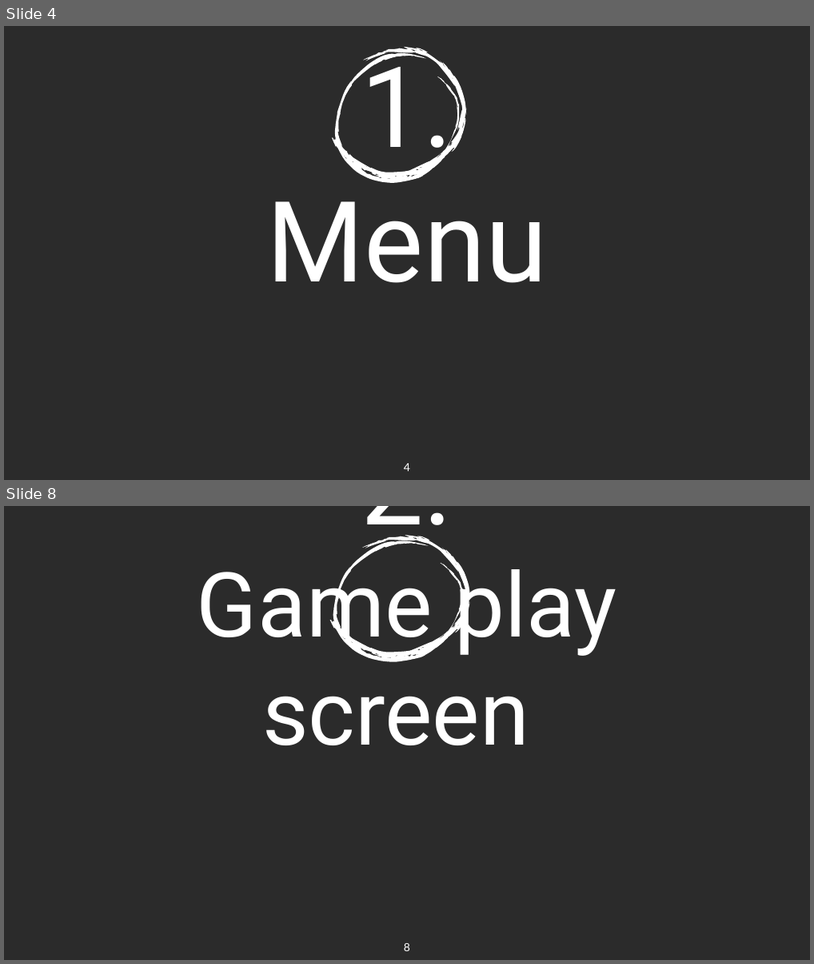
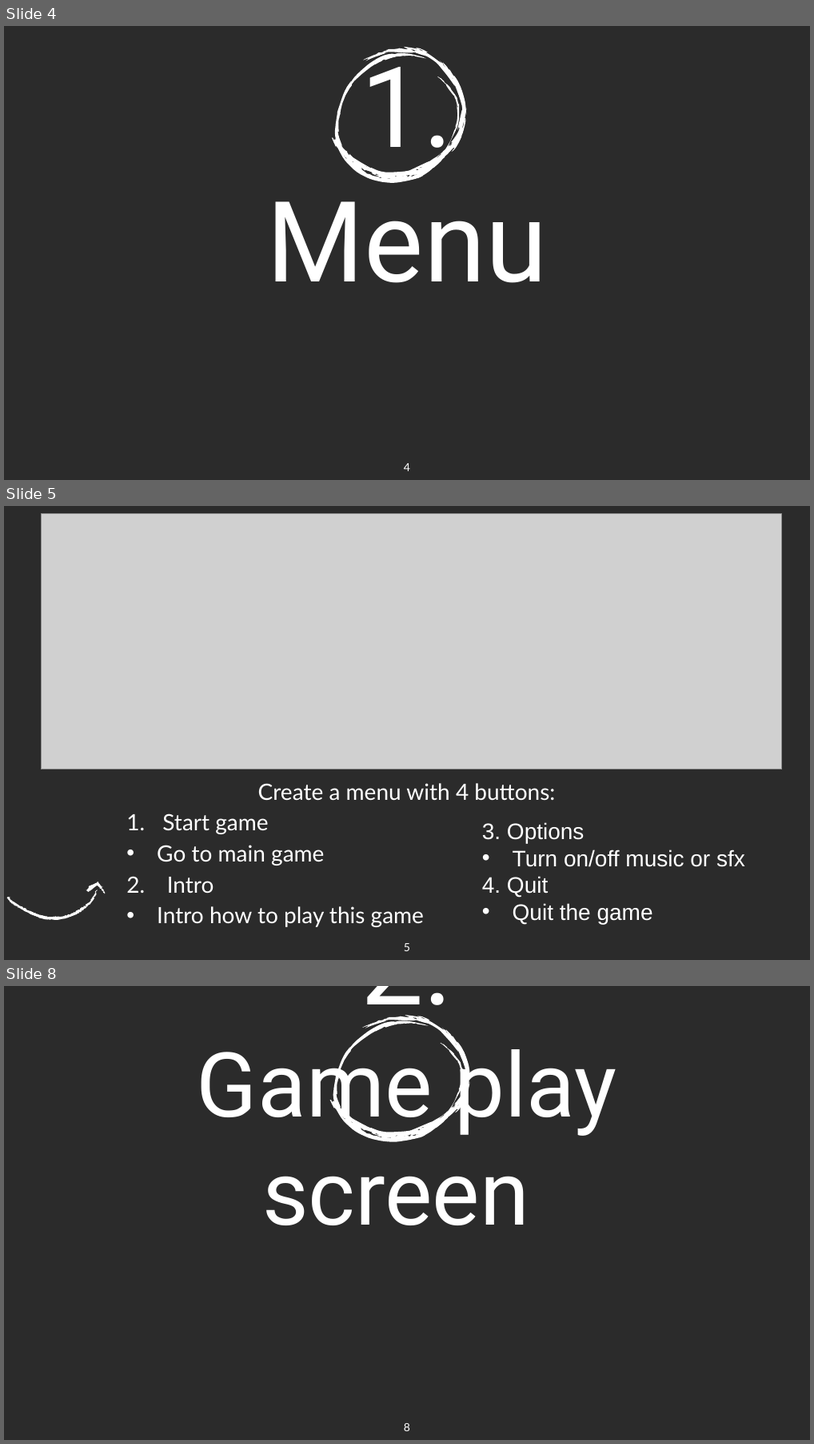
Before and after one commit to serema12/2048-Game, a slide deck: DSA_Presentation.pptx. Shown one above the other, each under a label of ours: slides 4 and 8 before the commit, slides 4, 5 and 8 after it; the slides between them are not shown. The pictures are 814x964 and 814x1444 pixels, drawn with LibreOffice and Linux fonts; fonts in the diff are those of the drawing; grey boxes stand for pictures; background and template pictures are left out; a plain dark background stands for a picture behind light text. Boxes give left, top, right and bottom in pixels: in the first picture for what was removed or moved away, otherwise in the second. Text is boxed around its words. In the diff, an @@ line names an element or a change of style, - is before the commit and + after.

```diff
--- a/DSA_Presentation.pptx
+++ b/DSA_Presentation.pptx
@@ slide 5 added at (4, 506, 810, 960), background picture (left out) @@
@@ picture added at (41, 514, 783, 770) @@
@@ text added at (157, 783, 555, 927), 20 pt, text #FFFFFF @@
+Create a menu with 4 buttons:
+1. Start game
+• Go to main game
+2. Intro
+• Intro how to play this game
++
@@ text added at (482, 822, 746, 924), 20 pt, text #FFFFFF @@
+3. Options
+• Turn on/off music or sfx
+4. Quit
+• Quit the game
@@ freeform shape added at (5, 856, 98, 936), fill #FFFFFF @@
@@ freeform shape added at (86, 879, 109, 899), fill #FFFFFF @@
@@ page number added at (404, 943, 410, 951), 10 pt, text #FFFFFF @@
+5
```
Also in this commit, not shown: 4 slides changed, 2 other slides added, 3 slides removed.
